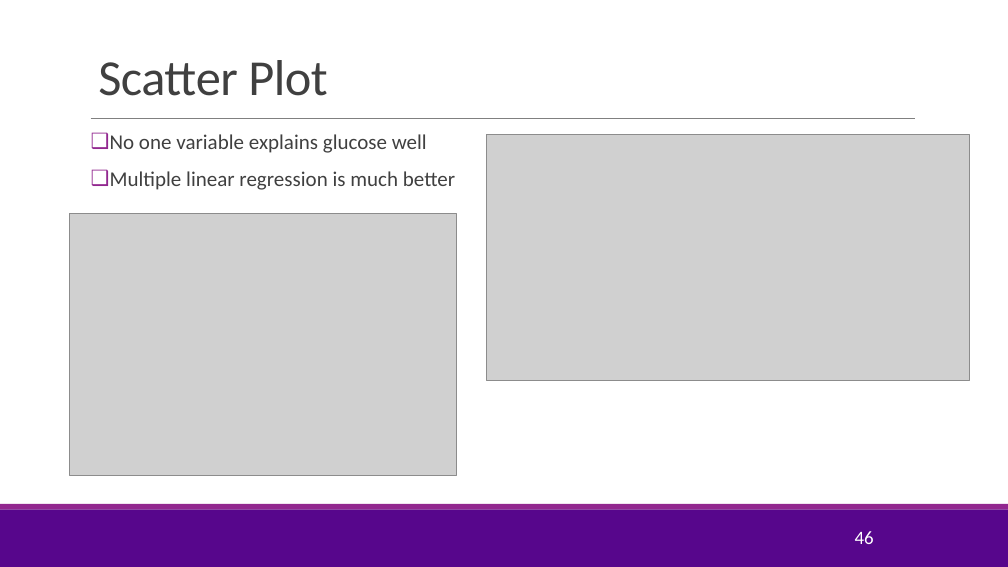
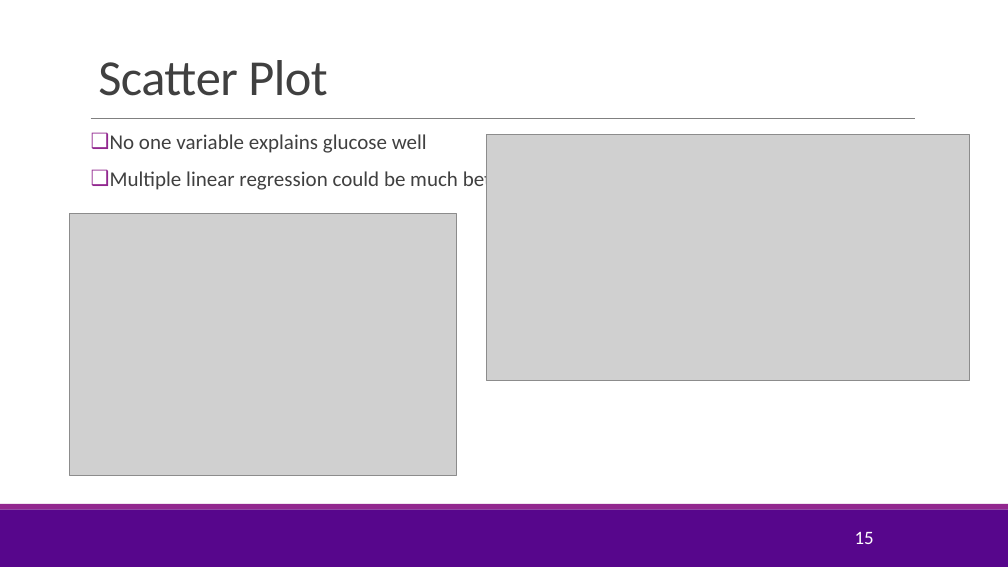
Before and after one commit to pliugithub/MachineLearning, a slide deck: slide 15 of lectures/Lect03_MultLinRegression.pptx (slide 46 before the commit). Drawn at 1008x567 pixels with LibreOffice and Linux fonts; fonts in the diff are those of the drawing; grey boxes stand for pictures; background and template pictures are left out. Boxes give left, top, right and bottom in pixels: in the first picture for what was removed or moved away, otherwise in the second. Text is boxed around its words. In the diff, an @@ line names an element or a change of style, - is before the commit and + after.

```diff
--- a/lectures/Lect03_MultLinRegression.pptx
+++ b/lectures/Lect03_MultLinRegression.pptx
@@ text at [110, 169, 515, 193]: text changed @@
-❑ Multiple linear regression is much better
+❑ Multiple linear regression could be much better
@@ page number at [855, 532, 874, 544]: text changed @@
-46
+15
```
Also in this commit, not shown: 4 other slides changed, 1 slide added, 1 slide removed, 4 other files.
